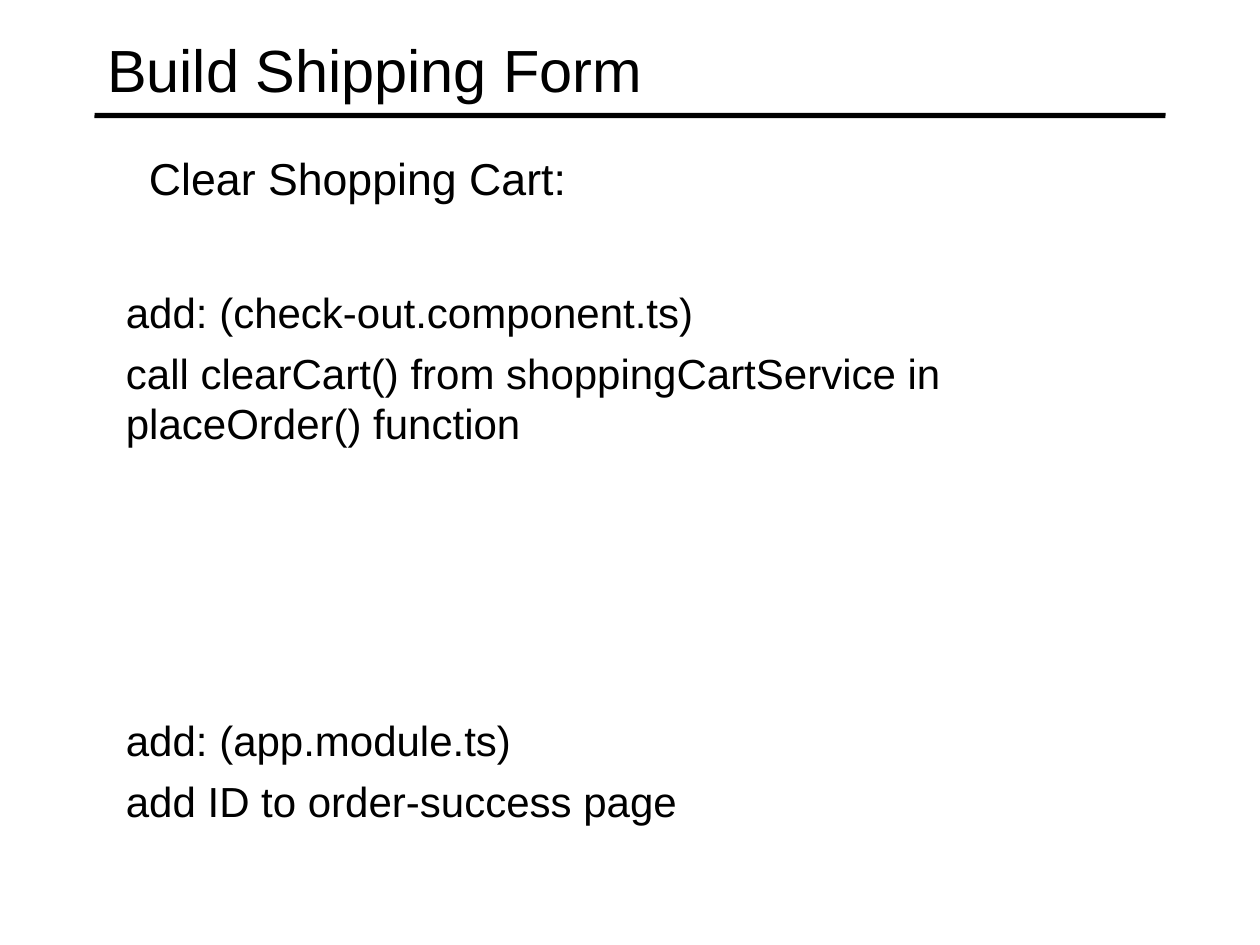
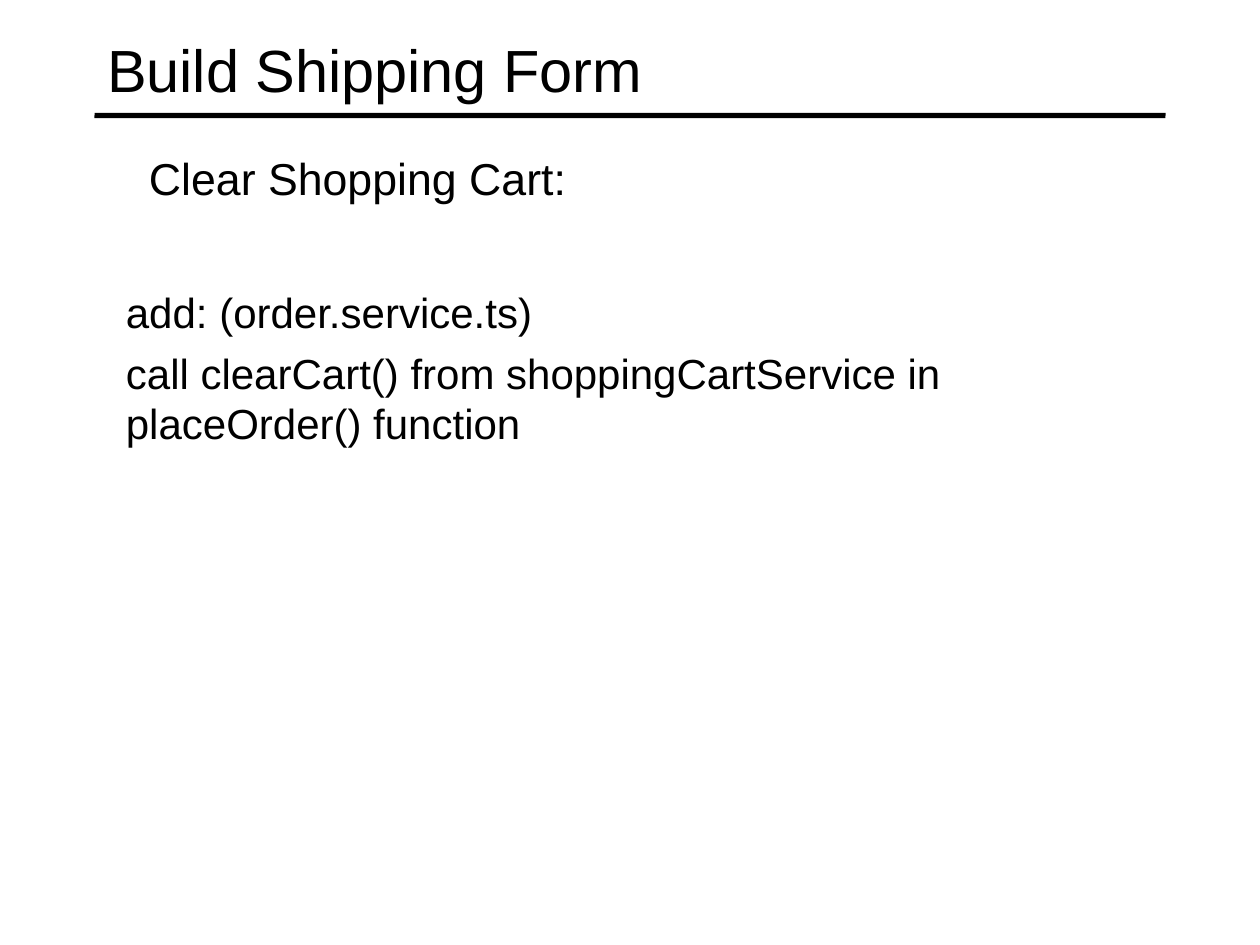
Before and after one commit to specter01wj/Jago_Link_Training, a slide deck: slide 9 of Angular/Angular7/Angular Advanced Course/Project/22.Project_Check Out Module/L6_Project_Check Out Module.ppt. Drawn at 1260x945 pixels with LibreOffice and Linux fonts; fonts in the diff are those of the drawing. Boxes give left, top, right and bottom in pixels: in the first picture for what was removed or moved away, otherwise in the second. Text is boxed around its words. In the diff, an @@ line names an element or a change of style, - is before the commit and + after.

Commit message:
11/04/2019 v1

```diff
--- a/Angular/Angular7/Angular Advanced Course/Project/22.Project_Check Out Module/L6_Project_Check Out Module.ppt
+++ b/Angular/Angular7/Angular Advanced Course/Project/22.Project_Check Out Module/L6_Project_Check Out Module.ppt
@@ text at (x1=126, y1=297, x2=532, y2=337): text changed @@
-  add: (check-out.component.ts)
+  add: (order.service.ts)
@@ text removed at (x1=126, y1=725, x2=676, y2=825) @@
-  add: (app.module.ts)
-  add ID to order-success page
```
